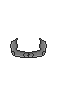
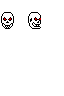
Layer changes from the first w=64, h=96 image to the second:
added layer "New Layer#9" above "New Layer#4" over [1, 12, 47, 58]
hid "New Layer#5" over [10, 38, 47, 58]
added layer "New Layer#8" above "Background" over [1, 12, 47, 58]
